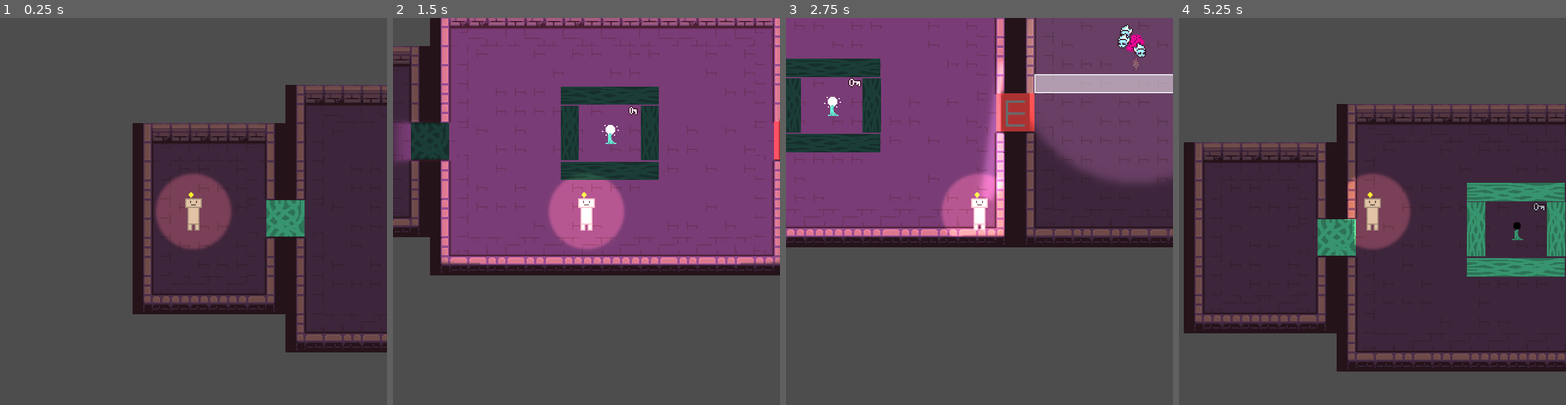
Above: before the commit, frames 1-4 (left to right).
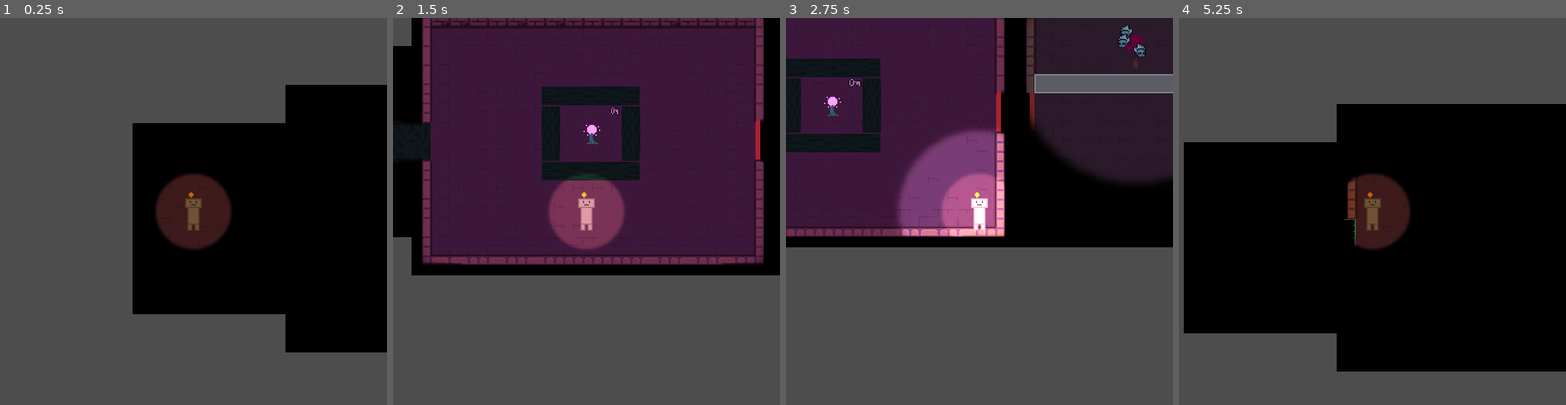
Above: after the commit, the same moments.

Repository: CookieCherith0969/GDM-Assignment-4
Game: Godot game, scene res://Scenes/Levels/Tutorial.tscn
Two runs of this game, one before a commit and one after it. Both use one fixed random seed, a clock stepped at 60 frames per second and the inputs below.
Inputs (mouse positions are in pixels of both pictures, inside the frame that each line leads up to):
- Up to frame 1 (0.25 s): no input
- Up to frame 2 (1.5 s): tap Enter at 0.5 s; move the mouse to (671, 192) at 0.52 s; hold D (Right) 0.53-1.28 s; hold Space (Light) 0.53-1.28 s; move the mouse to (509, 230) at 1.27 s; hold S (Down) from 1.28 s (still down); tap Space (Light) at 1.35 s
- Up to frame 3 (2.75 s): move the mouse to (1018, 126) at 2.02 s; release S (Down) at 2.03 s; hold D (Right) from 2.03 s (still down); hold Space (Light) from 2.03 s (still down)
- Up to frame 4 (5.25 s): move the mouse to (1353, 288) at 2.77 s; release D (Right) at 2.78 s; release Space (Light) at 2.78 s; hold W (Up) 2.78-3.53 s; tap Space (Light) at 2.85, 4.35, 5 s; move the mouse to (1488, 269) at 3.52 s; hold Space (Light) 3.53-4.28 s; hold A (Left) 3.53-5.03 s; move the mouse to (1256, 153) at 4.27 s; move the mouse to (1391, 211) at 5.02 s; hold S (Down) from 5.03 s (still down); hold Space (Light) from 5.03 s (still down)

The runs differ from the first frame. In frame 1, 38% of the frame differs, in the area x 34-100%, y 17-87%; in frame 2, 64%, in the area x 0-100%, y 0-67%; in frame 3, 54%; in frame 4, 60%.

Commit message:
Lantern light

Diff:
--- a/Scenes/Levels/Tutorial.tscn
+++ b/Scenes/Levels/Tutorial.tscn
@@ -21,7 +21,6 @@
 collision_mask = 5
 
 [node name="CanvasModulate" type="CanvasModulate" parent="."]
-visible = false
 color = Color(0, 0, 0, 1)
 
 [node name="Enemies" type="Node2D" parent="."]
--- a/Scenes/player.tscn
+++ b/Scenes/player.tscn
@@ -1,8 +1,7 @@
-[gd_scene load_steps=10 format=3 uid="uid://btdesxnsuaggv"]
+[gd_scene load_steps=9 format=3 uid="uid://btdesxnsuaggv"]
 
 [ext_resource type="Script" path="res://Scripts/Player.gd" id="1_e58nx"]
 [ext_resource type="Texture2D" uid="uid://dkvndtf18151r" path="res://Art/PlaceholderArt/PlaceholderPlayer.png" id="2_1b5np"]
-[ext_resource type="Texture2D" uid="uid://ce4p1k3nrxm41" path="res://Art/PlaceholderArt/FlashLight.png" id="2_fphfx"]
 [ext_resource type="Texture2D" uid="uid://pjmvuxj7cjlu" path="res://Art/PlaceholderArt/GlowLight.png" id="3_i58oj"]
 [ext_resource type="PackedScene" uid="uid://dnfv8l2scy5xo" path="res://Scenes/blockable_area.tscn" id="4_65slt"]
 [ext_resource type="PackedScene" uid="uid://c6gqgh11is37s" path="res://Scenes/light_area.tscn" id="4_bf3oi"]
@@ -46,31 +45,18 @@
 [node name="Rotator" type="Node2D" parent="."]
 
 [node name="FlashLight" type="PointLight2D" parent="Rotator"]
-scale = Vector2(1.8, 1.8)
 enabled = false
 shadow_enabled = true
 shadow_filter = 1
 shadow_filter_smooth = 1.0
-texture = ExtResource("2_fphfx")
-offset = Vector2(50, 0)
-texture_scale = 0.5
+texture = ExtResource("3_i58oj")
+texture_scale = 1.5
 
 [node name="FlashArea" parent="Rotator" node_paths=PackedStringArray("lighter") instance=ExtResource("4_bf3oi")]
 rotation = 1.5708
-scale = Vector2(1.8, 1.8)
-angle = 33.48
-ray_range = 75.0
-max_gap = 2.106
+ray_range = 67.5
+max_gap = 3.322
 active = false
-lighter = NodePath("../..")
-
-[node name="EdgeArea" parent="Rotator" node_paths=PackedStringArray("lighter") instance=ExtResource("4_bf3oi")]
-rotation = 1.5708
-angle = 200.0
-ray_range = 16.0
-max_gap = 2.216
-active = false
-hit_from_inside = true
 lighter = NodePath("../..")
 
 [node name="LightOn" type="AudioStreamPlayer2D" parent="."]
--- a/Scripts/Player.gd
+++ b/Scripts/Player.gd
@@ -6,8 +6,6 @@
 
 @onready
 var flasharea = $Rotator/FlashArea
-@onready
-var edgearea = $Rotator/EdgeArea
 
 @onready
 var flashlight = $Rotator/FlashLight
@@ -47,7 +45,7 @@
 		velocity.x = move_toward(velocity.x, 0, SPEED)
 		velocity.y = move_toward(velocity.y, 0, SPEED)
 
-	rotator.rotation = get_angle_to(get_global_mouse_position())
+	#rotator.rotation = get_angle_to(get_global_mouse_position())
 	move_and_slide()
 
 func on_lit(_lighter):
@@ -72,13 +70,11 @@
 			light_on_audio.play()
 			on_lit(self)
 			flasharea.active = true
-			edgearea.active = true
 			flashlight.enabled = true
 		else:
 			light_off_audio.play()
 			on_unlit(self)
 			flasharea.active = false
-			edgearea.active = false
 			flashlight.enabled = false
 
 func check_has_key() -> bool:
